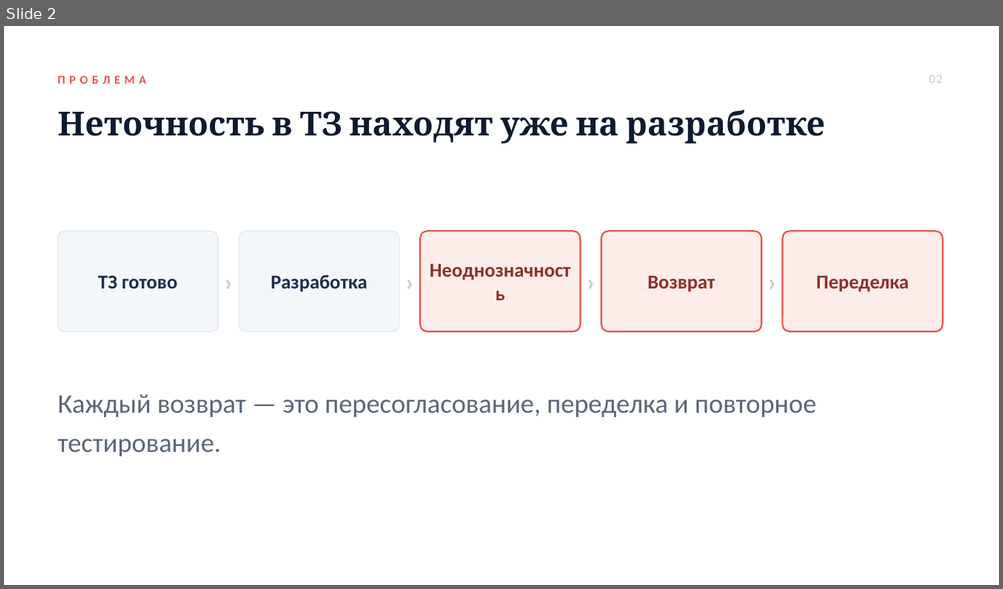
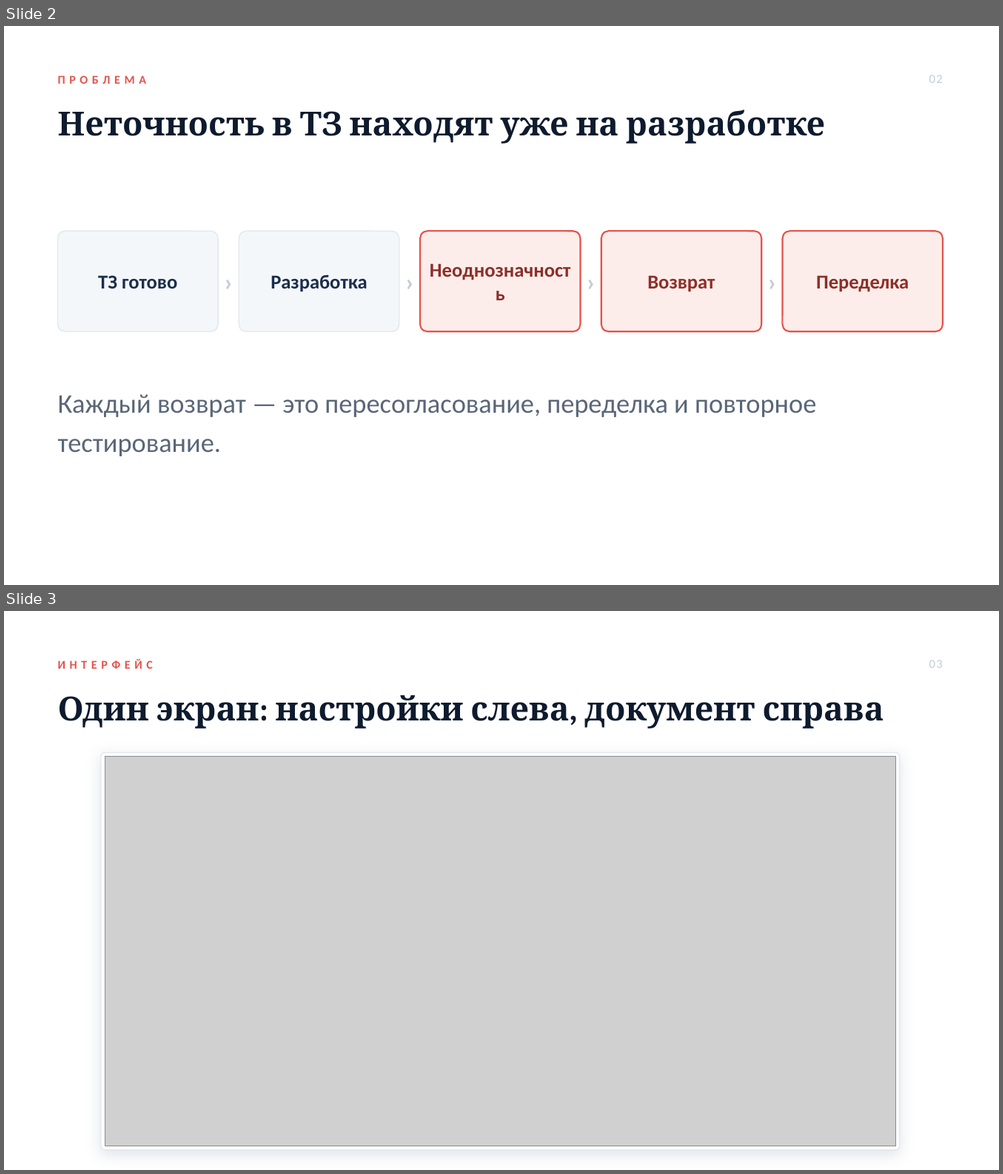
Before and after one commit to kayaal34/aitalenthub-hackathon, a slide deck: presentation/ТЗ-Ревьюер — питч Demo Day.pptx. Shown one above the other, each under a label of ours: slide 2 before the commit, slides 2 and 3 after it. The pictures are 1003x589 and 1003x1174 pixels, drawn with LibreOffice and Linux fonts; fonts in the diff are those of the drawing; grey boxes stand for pictures. Boxes give left, top, right and bottom in pixels: in the first picture for what was removed or moved away, otherwise in the second. Text is boxed around its words. In the diff, an @@ line names an element or a change of style, - is before the commit and + after.

```diff
--- a/presentation/ТЗ-Ревьюер — питч Demo Day.pptx
+++ b/presentation/ТЗ-Ревьюер — питч Demo Day.pptx
@@ slide 3 added at [4,611,999,1170], background #FFFFFF @@
@@ text added at [58,659,153,669], 11.5 pt, text #E5534B, bold @@
+ИНТЕРФЕЙС
@@ text added at [929,660,942,668], 12 pt, text #C3CDD9 @@
+03
@@ text added at [58,695,884,729], 32 pt, text #0E1B2E, bold @@
+Один экран: настройки слева, документ справа
@@ rounded rectangle added at [101,753,899,1150], fill #FFFFFF, outline #E2E8F0 1 pt @@
@@ picture added at [105,757,896,1147] @@
```
Also in this commit, not shown: 6 slides changed, 7 other files.
